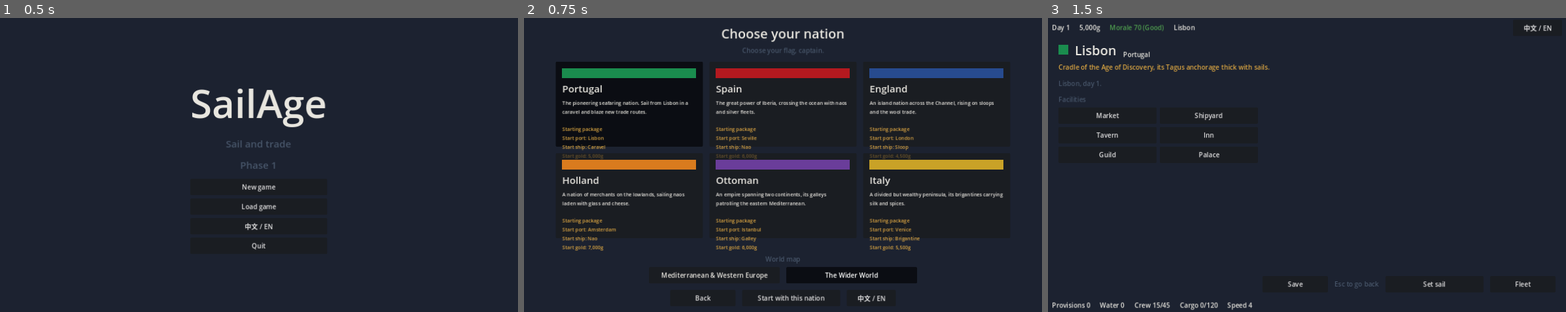
Above: before the commit, frames 1-3 (left to right).
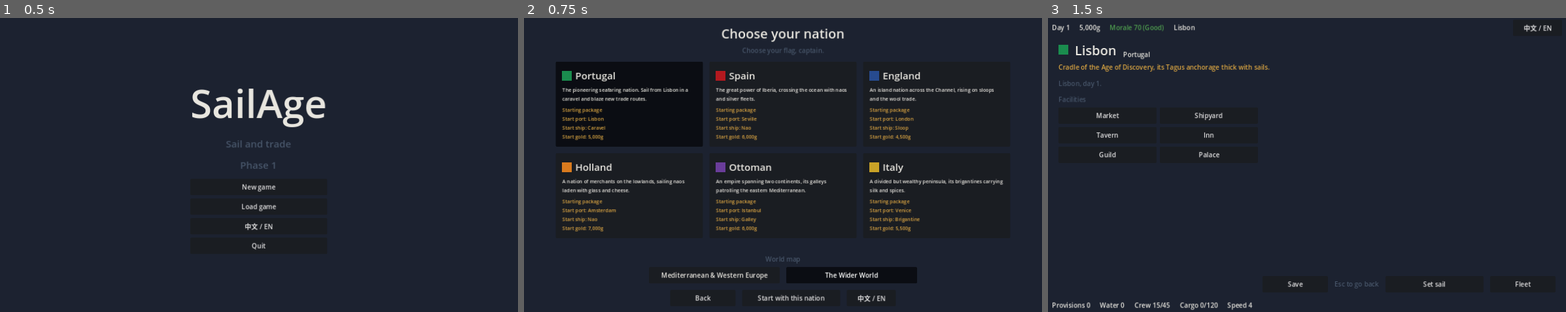
Above: after the commit, the same moments.

Repository: foodfix/SailAge
Game: Godot game, scene res://scenes/title/title_screen.tscn
Same seed, same stepped clock (60 frames per second), same inputs: the game is played once before the commit and once after it.
Inputs:
- Up to frame 1 (0.5 s): no input
- Up to frame 2 (0.75 s): click "New game" at 0.5 s
- Up to frame 3 (1.5 s): click "Start with this nation" at 1.25 s

Frame 1 is identical in both runs. In frame 2, 12% of the frame differs, in the area x 7-93%, y 17-80%; in frame 3, nothing differs.

Commit message:
fix(ui): move flag and nation name into a head row to fit card height
Grouping the flag token and name label in an HBox frees vertical
space so the fixed 208px card accommodates description plus start
package; description minimum height drops to 40 (two lines at size
12). Test node paths updated to `Content/Head/...`.

Diff:
--- a/scenes/title/nationality_select.gd
+++ b/scenes/title/nationality_select.gd
@@ -110,13 +110,21 @@
 	box.add_theme_constant_override("separation", PaletteLib.BASE_UNIT)
 	card.add_child(box)
 
-	# Flag color block: 24×24 token sized per docs/80-* §4.8.
+	# Head row: 24×24 flag token inline with the nation name (docs/80-* §4.8),
+	# so the card's fixed 208px height fits name + description + start package.
+	var head := HBoxContainer.new()
+	head.name = "Head"
+	head.mouse_filter = Control.MOUSE_FILTER_IGNORE
+	head.add_theme_constant_override("separation", PaletteLib.BASE_UNIT)
+	box.add_child(head)
+
 	var flag := ColorRect.new()
 	flag.name = "Flag"
 	flag.color = PaletteLib.nation_color(str(nation.get("color", "#ffffff")))
 	flag.custom_minimum_size = Vector2(24, 24)
+	flag.size_flags_vertical = Control.SIZE_SHRINK_CENTER
 	flag.mouse_filter = Control.MOUSE_FILTER_IGNORE
-	box.add_child(flag)
+	head.add_child(flag)
 
 	var name_label := Label.new()
 	name_label.name = "NationName"
@@ -124,13 +132,14 @@
 	name_label.add_theme_color_override("font_color", PaletteLib.TEXT)
 	name_label.add_theme_font_size_override("font_size", 24)
 	name_label.mouse_filter = Control.MOUSE_FILTER_IGNORE
-	box.add_child(name_label)
-
+	head.add_child(name_label)
+
+	# Two lines at font size 12; grows if a locale wraps to a third line.
 	var desc := Label.new()
 	desc.name = "Description"
 	desc.text = I18n.t(nation.get("description", {}))
 	desc.autowrap_mode = TextServer.AUTOWRAP_WORD_SMART
-	desc.custom_minimum_size = Vector2(328, 56)
+	desc.custom_minimum_size = Vector2(328, 40)
 	desc.add_theme_color_override("font_color", PaletteLib.TEXT)
 	desc.add_theme_font_size_override("font_size", 12)
 	desc.mouse_filter = Control.MOUSE_FILTER_IGNORE
--- a/tools/test_character.gd
+++ b/tools/test_character.gd
@@ -443,7 +443,7 @@
 		var nation_id := str(nation["id"])
 		_check(card.name == "Card_%s" % nation_id,
 			"card %d is %s in data order" % [index, nation_id])
-		var name_label: Label = card.get_node_or_null("Content/NationName")
+		var name_label: Label = card.get_node_or_null("Content/Head/NationName")
 		_check(name_label != null and name_label.text == I18n.t(nation["name"]),
 			"card %s name from data (%s)" % [
 				nation_id, name_label.text if name_label != null else "<missing>"
@@ -465,7 +465,7 @@
 			)
 			_check(package.text.contains(I18n.t(ship["name"])),
 				"card %s start ship from data" % nation_id)
-		var flag: ColorRect = card.get_node_or_null("Content/Flag")
+		var flag: ColorRect = card.get_node_or_null("Content/Head/Flag")
 		_check(flag != null and flag.color == Color(str(nation["color"])),
 			"card %s flag color from data" % nation_id)
 
@@ -489,7 +489,7 @@
 		DataLoader.ui_strings["nation.select_title"]["zh"],
 		"S2 title rebinds to zh")
 	var zh_card: Button = grid.get_child(0)
-	var zh_name: Label = zh_card.get_node("Content/NationName")
+	var zh_name: Label = zh_card.get_node("Content/Head/NationName")
 	_check(zh_name.text == DataLoader.nations_list[0]["name"]["zh"],
 		"S2 card name rebinds to zh (%s)" % zh_name.text)
 	I18n.set_locale("en")
